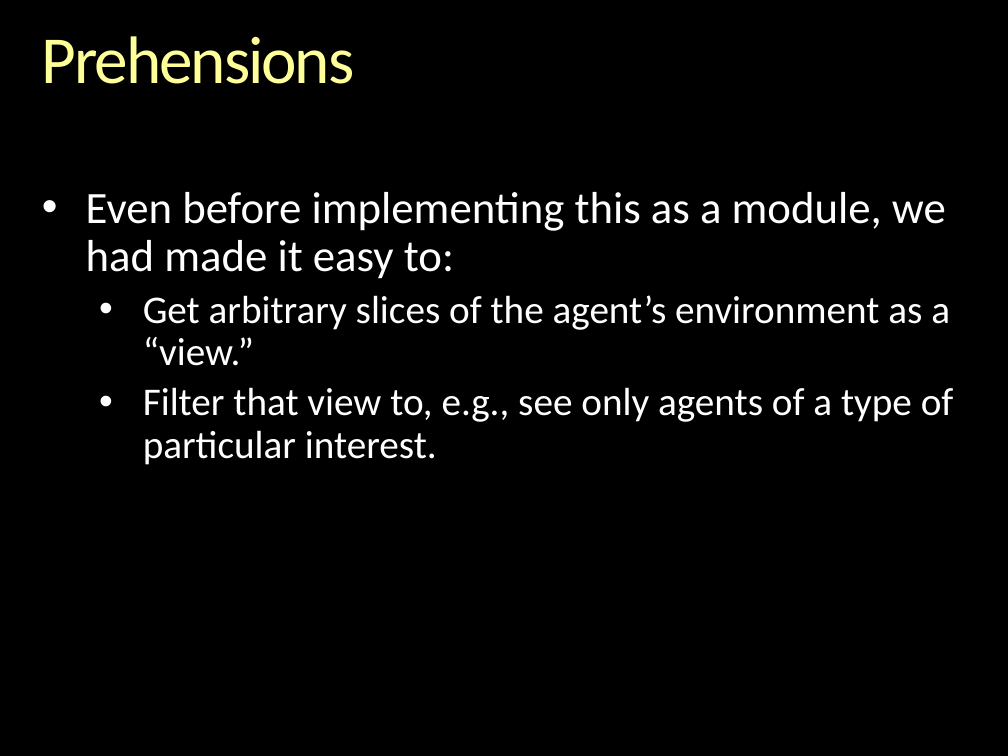
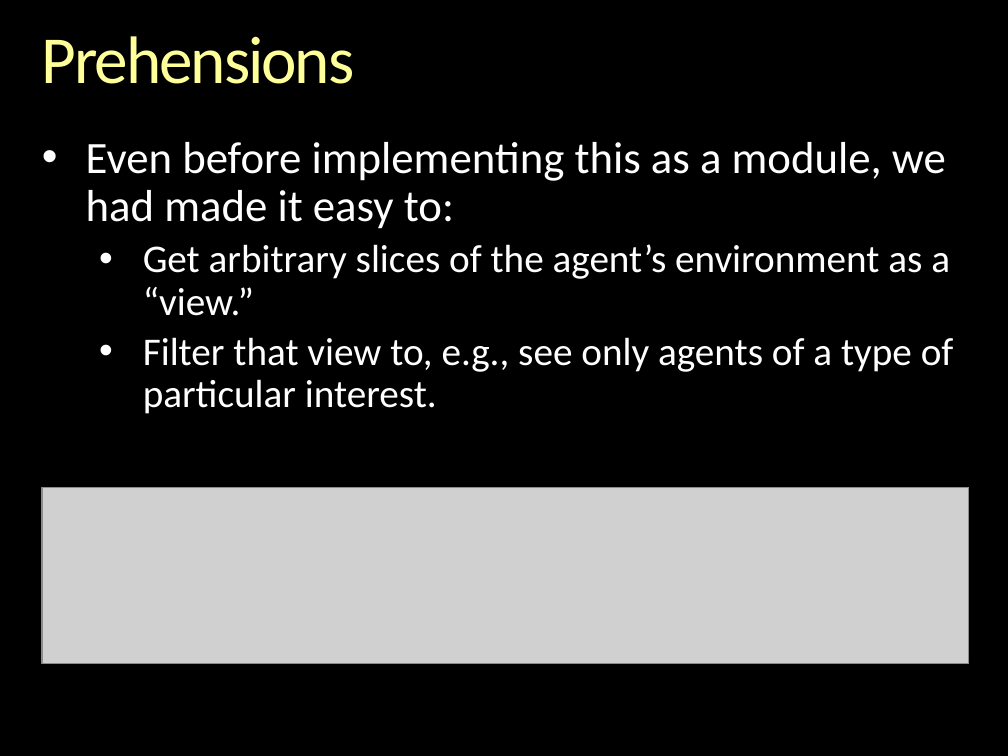
Before and after one commit to gcallah/indras_net, a slide deck: slide 14 of docs/ABMsAsAlgebraic.pptx. Drawn at 1008x756 pixels with LibreOffice and Linux fonts; fonts in the diff are those of the drawing; grey boxes stand for pictures; background and template pictures are left out. Boxes give left, top, right and bottom in pixels: in the first picture for what was removed or moved away, otherwise in the second. Text is boxed around its words. In the diff, an @@ line names an element or a change of style, - is before the commit and + after.

Commit message:
Updating ABMAlgebraic present for conference.

```diff
--- a/docs/ABMsAsAlgebraic.pptx
+++ b/docs/ABMsAsAlgebraic.pptx
@@ text "Even before implementing this as ...": place and size @@
-text "Even before implementing this as ..." at <box>86,192,954,465</box>
+text "Even before implementing this as ..." at <box>86,142,954,414</box>
@@ picture added at <box>42,487,969,663</box> @@
```
